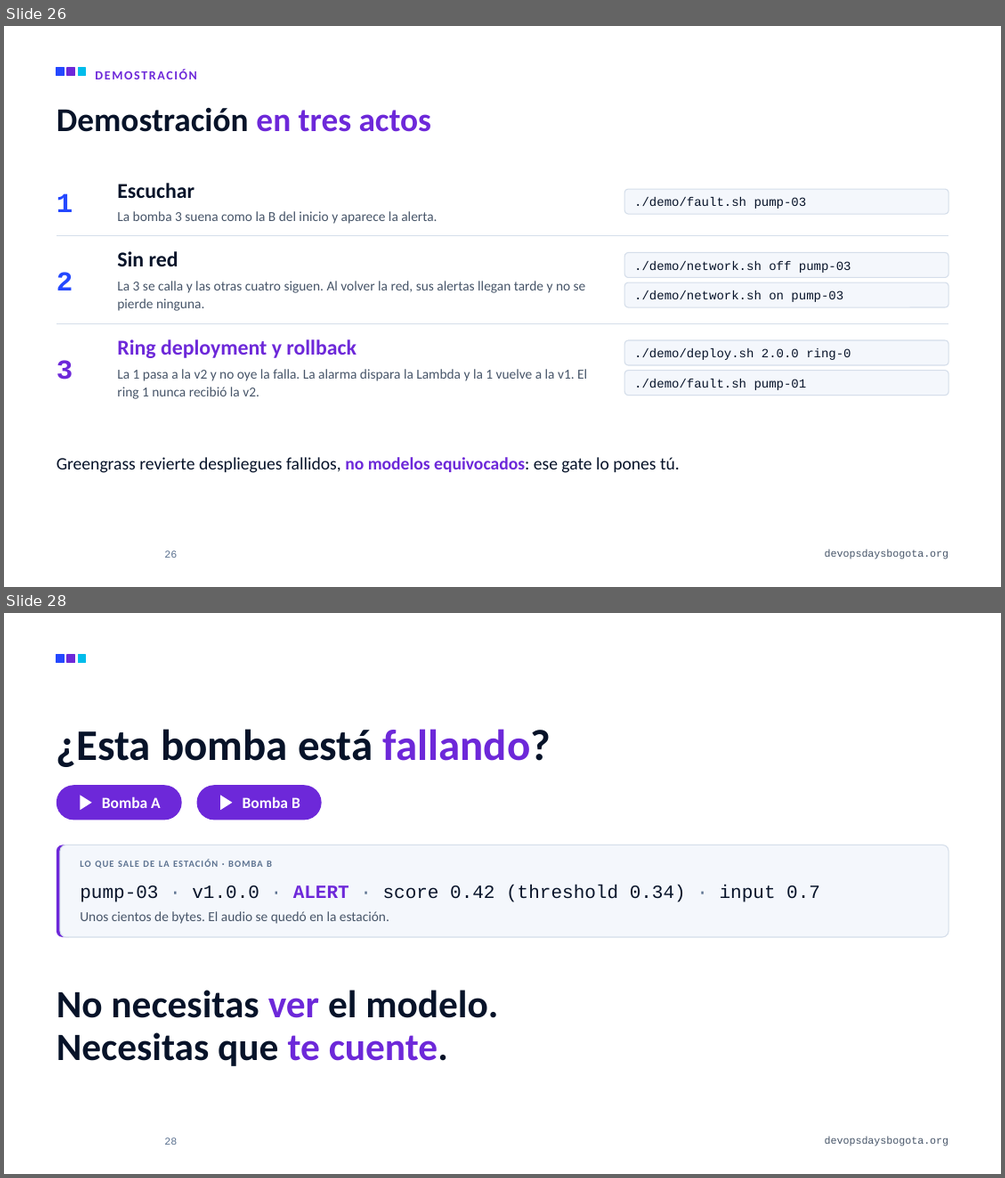
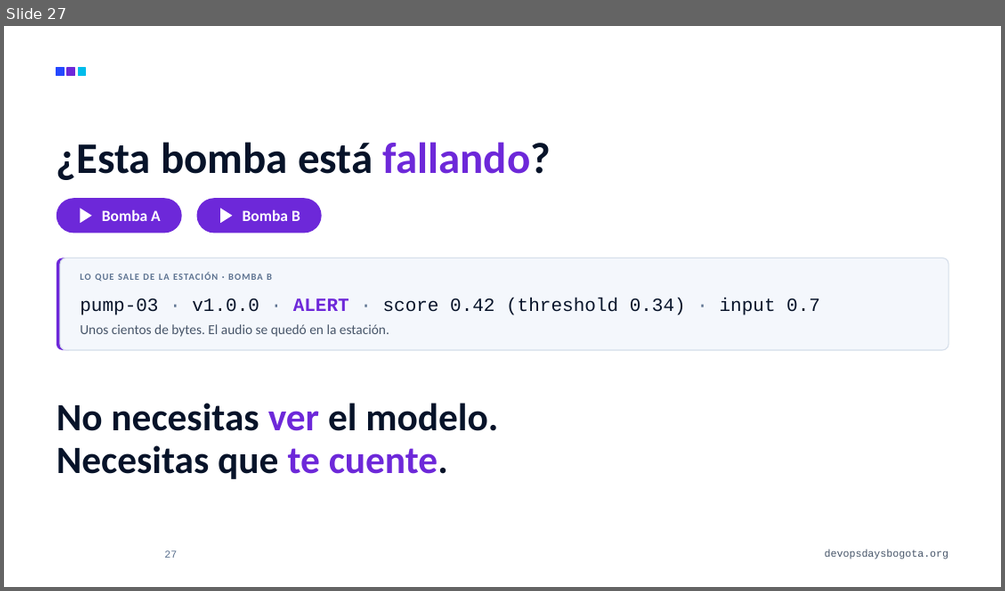
Before and after one commit to alejandro945/mlops-a-ciegas, a slide deck: talk/MLOps-a-ciegas-DevOpsDays-Bogota-2026.pptx. Shown one above the other, each under a label of ours: slides 26 and 28 before the commit, slide 27 after it; the slides between them are not shown. The pictures are 1005x1178 and 1005x591 pixels, drawn with LibreOffice and Linux fonts; fonts in the diff are those of the drawing; background and template pictures are left out. Boxes give left, top, right and bottom in pixels: in the first picture for what was removed or moved away, otherwise in the second. Text is boxed around its words. In the diff, an @@ line names an element or a change of style, - is before the commit and + after.

```diff
--- a/talk/MLOps-a-ciegas-DevOpsDays-Bogota-2026.pptx
+++ b/talk/MLOps-a-ciegas-DevOpsDays-Bogota-2026.pptx
@@ slide 26 removed at box(4, 26, 1001, 587), background #FFFFFF; not listed: 4 template elements that a slide beside it also shows @@
@@ text removed at box(95, 69, 196, 79) @@
-DEMOSTRACIÓN
@@ title removed at box(57, 108, 432, 132) @@
-Demostración en tres actos
@@ text removed at box(117, 183, 194, 198) @@
-Escuchar
@@ text removed at box(57, 193, 73, 212) @@
-1
@@ text removed at box(117, 211, 437, 224) @@
-La bomba 3 suena como la B del inicio y aparece la alerta.
@@ rounded rectangle removed at box(624, 189, 948, 214) @@
-./demo/fault.sh pump-03
@@ line removed from (57, 236) to (948, 236) @@
@@ text removed at box(117, 251, 178, 266) @@
-Sin red
@@ rounded rectangle removed at box(624, 253, 948, 277) @@
-./demo/network.sh off pump-03
@@ text removed at box(57, 272, 73, 290) @@
-2
@@ text removed at box(117, 281, 586, 311) @@
-La 3 se calla y las otras cuatro siguen. Al volver la red, sus alertas llegan tarde y no se pierde ninguna.
@@ rounded rectangle removed at box(624, 282, 948, 307) @@
-./demo/network.sh on pump-03
@@ line removed from (57, 323) to (948, 323) @@
@@ text removed at box(117, 339, 356, 358) @@
-Ring deployment y rollback
@@ rounded rectangle removed at box(624, 340, 948, 365) @@
-./demo/deploy.sh 2.0.0 ring-0
@@ text removed at box(57, 360, 73, 379) @@
-3
@@ text removed at box(117, 369, 587, 399) @@
-La 1 pasa a la v2 y no oye la falla. La alarma dispara la Lambda y la 1 vuelve a la v1. El ring 1 nunca recibió la v2.
@@ rounded rectangle removed at box(624, 370, 948, 394) @@
-./demo/fault.sh pump-01
@@ text removed at box(57, 457, 680, 473) @@
-Greengrass revierte despliegues fallidos, no modelos equivocados: ese gate lo pones tú.
@@ page number removed at box(164, 550, 177, 557) @@
-26
@@ what was slide 28 is now slide 27 @@
@@ page number at box(164, 550, 177, 557): text changed @@
-28
+27
```
Also in this commit, not shown: 9 slides changed, 2 slides added, 2 other slides removed, 15 other files.
